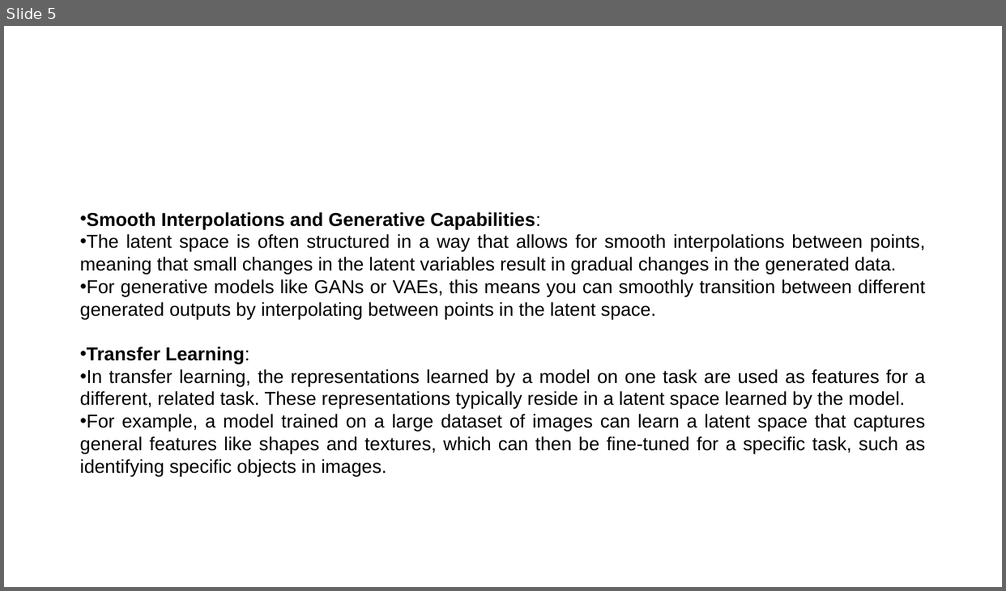
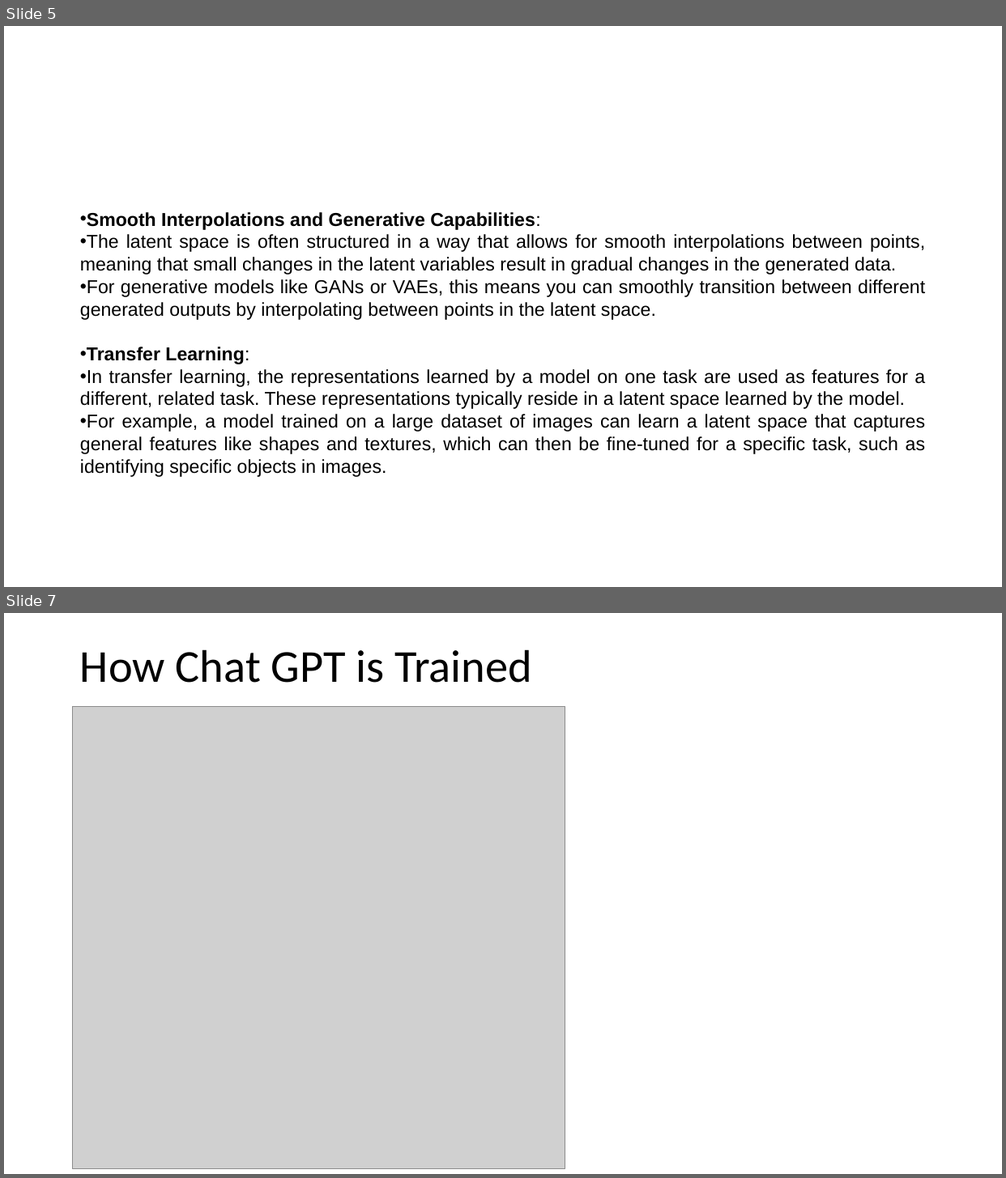
Before and after one commit to basudev2016/genai-dsc-2024, a slide deck: GenAI-2.pptx. Shown one above the other, each under a label of ours: slide 5 before the commit, slides 5 and 7 after it; the slides between them are not shown. The pictures are 1006x591 and 1006x1178 pixels, drawn with LibreOffice and Linux fonts; fonts in the diff are those of the drawing; grey boxes stand for pictures. Boxes give left, top, right and bottom in pixels: in the first picture for what was removed or moved away, otherwise in the second. Text is boxed around its words. In the diff, an @@ line names an element or a change of style, - is before the commit and + after.

```diff
--- a/GenAI-2.pptx
+++ b/GenAI-2.pptx
@@ slide 7 added at bbox=[4, 613, 1002, 1174], background #FFFFFF @@
@@ title added at bbox=[80, 649, 532, 683], 44 pt, text #000000 @@
+How Chat GPT is Trained
@@ picture added at bbox=[73, 707, 565, 1169] @@
```
Also in this commit, not shown: 19 other slides added, 2 other files.
